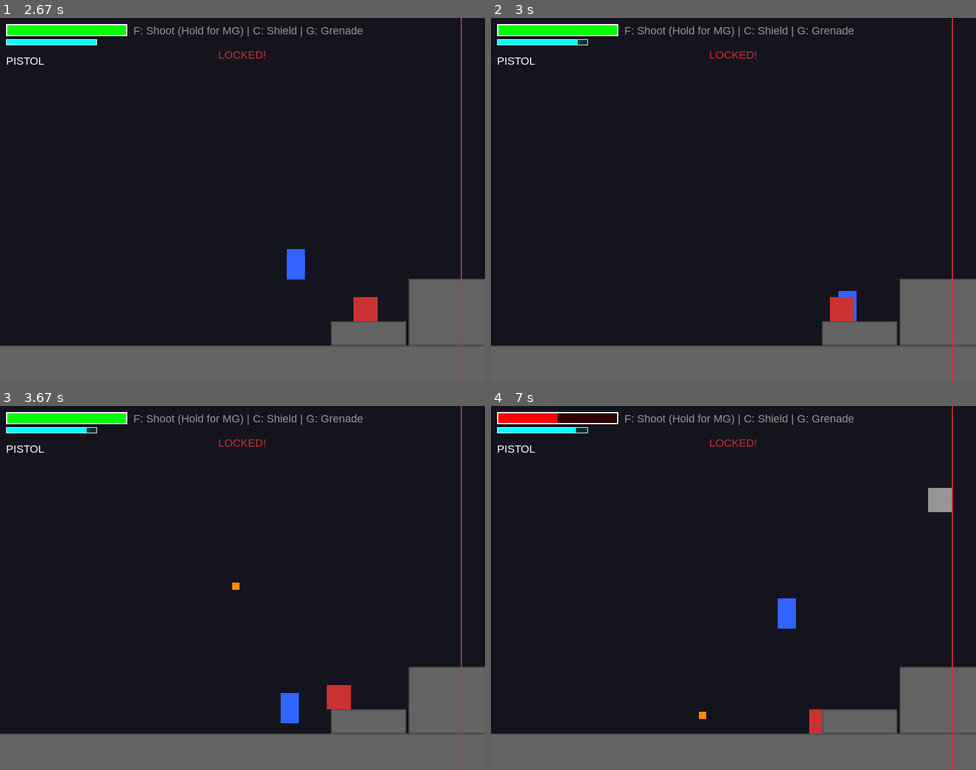
Above: before the commit, frames 1-4 (two rows, left to right).
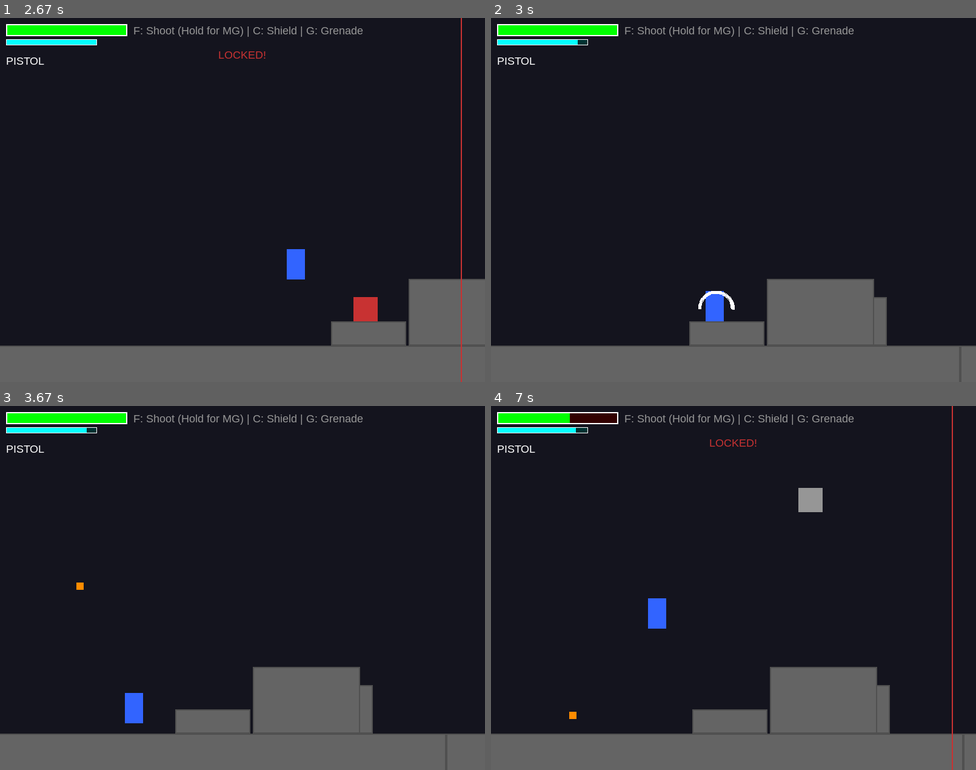
Above: after the commit, the same moments.

Repository: SayaUSB/FP-PBO-Pygame
Game: pygame game, started from test.py
The game is run twice, just before and just after one commit, with the same random seed, the same clock (stepped at 60 frames per second) and the same inputs.
Inputs:
- Up to frame 1 (2.67 s): hold F 0.33-0.97 s; hold Right 0.33-0.97 s; hold Right 1-1.63 s; tap G at 1.15 s; hold Left 1.67-2.13 s; hold Right 2.17-2.63 s; tap Space at 2.23, 2.53 s
- Up to frame 2 (3 s): hold Right from 2.67 s (still down); tap Space at 2.73 s; tap C at 2.82 s
- Up to frame 3 (3.67 s): tap Space at 3.03, 3.23, 3.53 s; release Right at 3.13 s; hold Left from 3.17 s (still down); tap G at 3.32 s
- Up to frame 4 (7 s): release Left at 3.7 s; hold Left 3.73-4.13 s; tap Space at 3.8, 4.1, 4.23, 4.53, 4.9, 5.2, 5.4, 5.7, 5.9, 6.2, 6.4, 6.7, 6.97 s; hold Right 4.17-4.8 s; tap C at 4.32, 5.98 s; hold Left 4.83-5.3 s; tap G at 4.98, 6.48 s; hold Right 5.33-5.8 s; hold Right 5.83-6.3 s; hold Left 6.33-6.87 s; hold Left from 6.9 s (still down)

Frame 1 is identical in both runs. In frame 2, 8.3% of the frame differs, in the area x 40-100%, y 0-100%; in frame 3, 8.9%; in frame 4, 9.2%, in the area x 1-100%, y 2-90%.

Commit message:
refactor: Minor changes

Diff:
--- a/test.py
+++ b/test.py
@@ -2,6 +2,7 @@
 import sys
 import random
 import math
+import os
 
 # --- Konfigurasi ---
 SCREEN_WIDTH = 800
@@ -17,23 +18,25 @@
 BLUE = (50, 100, 255)
 CYAN = (0, 255, 255)
 YELLOW = (255, 255, 0)
-GOLD = (255, 215, 0)         # Warna Machine Gun
+GOLD = (255, 215, 0)
 DARK_GREEN = (50, 100, 50)
 GREY = (150, 150, 150)
 ORANGE = (255, 140, 0)
 PINK = (255, 105, 180)
 
-# --- Classes: Projectiles ---
+# --- Projectiles ---
 
 class Bullet(pygame.sprite.Sprite):
-    def __init__(self, x, y, dx, dy, damage=10, is_enemy=False, is_hmg=False):
+    def __init__(self, x, y, dx, dy, damage=10, is_enemy=False, is_hmg=False, bullet_img=None):
         super().__init__()
-        # Visual peluru beda jika HMG
-        size = (14, 8) if is_hmg else (10, 8)
-        color = GOLD if is_hmg else (RED if is_enemy else YELLOW)
-
-        self.image = pygame.Surface(size)
-        self.image.fill(color)
+        if bullet_img:
+            self.image = bullet_img
+        else:
+            size = (14, 8) if is_hmg else (10, 8)
+            color = GOLD if is_hmg else (RED if is_enemy else YELLOW)
+            self.image = pygame.Surface(size)
+            self.image.fill(color)
+
         self.rect = self.image.get_rect()
         self.rect.center = (x, y)
 
@@ -70,7 +73,7 @@
         if self.timer <= 0:
             self.kill()
 
-# --- Classes: Items (With Physics) ---
+# --- Items & Effects ---
 
 class Item(pygame.sprite.Sprite):
     def __init__(self, x, y, color, type_name):
@@ -79,14 +82,12 @@
         self.image.fill(color)
         self.rect = self.image.get_rect()
         self.rect.center = (x, y)
-        self.vel_y = -5 # Pop up dikit pas drop
-        self.type_name = type_name # 'heal' atau 'mg'
+        self.vel_y = -5
+        self.type_name = type_name
 
     def update(self, platforms):
-        # Gravitasi Item (biar jatuh dari heli)
         self.vel_y += GRAVITY
         self.rect.y += self.vel_y
-
         hits = pygame.sprite.spritecollide(self, platforms, False)
         for p in hits:
             if self.vel_y > 0:
@@ -96,7 +97,6 @@
 class HealthPack(Item):
     def __init__(self, x, y):
         super().__init__(x, y, PINK, 'heal')
-        # Visual H (Heal)
         pygame.draw.rect(self.image, WHITE, (8, 4, 9, 17))
         pygame.draw.rect(self.image, WHITE, (4, 8, 17, 9))
         pygame.draw.rect(self.image, RED, (10, 6, 5, 13))
@@ -105,12 +105,27 @@
 class MachineGunPickup(Item):
     def __init__(self, x, y):
         super().__init__(x, y, GOLD, 'mg')
-        # Visual M (Machine Gun)
         font = pygame.font.SysFont("Arial", 20, bold=True)
         txt = font.render("M", True, BLACK)
         self.image.blit(txt, (5, 2))
 
-# --- Classes: Actors ---
+class MeleeEffect(pygame.sprite.Sprite):
+    def __init__(self, x, y):
+        super().__init__()
+        # Visual sabetan (lingkaran putih tipis)
+        self.image = pygame.Surface((60, 60), pygame.SRCALPHA)
+        pygame.draw.arc(self.image, (255, 255, 255), (0,0,60,60), 0, 3.14, 5)
+        self.rect = self.image.get_rect()
+        self.rect.center = (x, y)
+        self.timer = 15 # Muncul selama 15 frame (0.25 detik)
+
+    def update(self):
+        # Timer berkurang setiap frame
+        self.timer -= 1
+        if self.timer <= 0:
+            self.kill() # Menghapus diri sendiri dari semua grup
+
+# --- Actors ---
 
 class Player(pygame.sprite.Sprite):
     def __init__(self):
@@ -132,24 +147,26 @@
         self.shield = 100
         self.is_shielding = False
 
-        # WEAPON STATS
-        self.weapon_type = "pistol" # 'pistol' atau 'hmg'
+        self.weapon_type = "pistol"
         self.ammo = 0
-        self.shoot_delay = 0 # Untuk auto-fire
+        self.shoot_delay = 0
 
         self.grenade_cd = 0
         self.shield_regen_timer = 0
 
+        # Stats Melee
+        self.melee_cd = 0
+        self.melee_range = 70
+        self.melee_dmg = 50
+
     def get_input(self, all_sprites, bullets, grenades, is_locked, camera_x):
         keys = pygame.key.get_pressed()
 
-        # Shield Input
         if keys[pygame.K_c] and self.shield > 0:
             self.is_shielding = True
         else:
             self.is_shielding = False
 
-        # Movement
         right_boundary = camera_x + SCREEN_WIDTH - 40
         if keys[pygame.K_LEFT]:
             self.rect.x -= self.speed
@@ -164,20 +181,17 @@
             self.vel_y = self.jump_power
             self.on_ground = False
 
-        # Grenade
         if keys[pygame.K_g] and self.grenade_cd == 0 and not self.is_shielding:
             g = Grenade(self.rect.centerx, self.rect.centery, self.facing)
             all_sprites.add(g)
             grenades.add(g)
             self.grenade_cd = 60
 
-        # AUTO FIRE INPUT (Hanya untuk Machine Gun)
         if keys[pygame.K_f] and self.weapon_type == "hmg" and not self.is_shielding:
             if self.shoot_delay == 0:
                 self.fire_bullet(bullets, all_sprites)
-                self.shoot_delay = 5 # Rate of fire cepat (5 frame)
-
-    # Fungsi nembak dipisah biar bisa dipanggil single (pistol) atau auto (hmg)
+                self.shoot_delay = 5
+
     def fire_bullet(self, bullets, all_sprites):
         keys = pygame.key.get_pressed()
         dx, dy = self.facing, 0
@@ -200,6 +214,32 @@
             if self.ammo <= 0:
                 self.weapon_type = "pistol"
                 print("WEAPON: PISTOL")
+
+    # --- PERBAIKAN: Menambah parameter 'effects_group' ---
+    def check_auto_melee(self, enemies, all_sprites, effects_group, spawn_loot_callback):
+        if self.melee_cd > 0 or self.is_shielding:
+            return
+
+        for e in enemies:
+            dist_x = abs(self.rect.centerx - e.rect.centerx)
+            dist_y = abs(self.rect.centery - e.rect.centery)
+
+            if dist_x < self.melee_range and dist_y < self.melee_range:
+                # Kena Hit!
+                e.hp -= self.melee_dmg
+
+                # Visual
+                slash = MeleeEffect(e.rect.centerx, e.rect.centery)
+                all_sprites.add(slash)   # Masukkan ke grup gambar
+                effects_group.add(slash) # Masukkan ke grup update (PENTING AGAR HILANG)
+
+                self.melee_cd = 40
+
+                if e.hp <= 0:
+                    spawn_loot_callback(e)
+                    e.kill()
+
+                break # Hanya hit 1 musuh per frame
 
     def take_damage(self, amount):
         self.shield_regen_timer = 180
@@ -230,9 +270,10 @@
         if self.rect.y > SCREEN_HEIGHT + 200: self.hp = 0
 
         if self.grenade_cd > 0: self.grenade_cd -= 1
-        if self.shoot_delay > 0: self.shoot_delay -= 1 # Cooldown auto fire
-
-        # Shield Mechanics
+        if self.shoot_delay > 0: self.shoot_delay -= 1
+
+        if self.melee_cd > 0: self.melee_cd -= 1
+
         if self.is_shielding:
             self.shield -= 0.3
             self.shield_regen_timer = 120
@@ -254,7 +295,7 @@
         self.rect.bottomleft = (x, y)
         self.hp = hp
         self.max_hp = hp
-        self.type_name = type_name # 'soldier', 'tank', 'heli'
+        self.type_name = type_name
         self.shoot_timer = random.randint(0, 100)
 
     def check_bounds(self):
@@ -268,7 +309,7 @@
         self.facing = -1
         self.speed = 2
 
-    def update(self, platforms, player, bullets, all_sprites):
+    def update(self, platforms, player, bullets, all_sprites, bullet_img=None):
         self.vel_y += GRAVITY
         self.rect.y += self.vel_y
         hits = pygame.sprite.spritecollide(self, platforms, False)
@@ -301,7 +342,7 @@
         self.vel_y = 0
         self.speed = 1
 
-    def update(self, platforms, player, bullets, all_sprites):
+    def update(self, platforms, player, bullets, all_sprites, bullet_img=None):
         self.vel_y += GRAVITY
         self.rect.y += self.vel_y
         hits = pygame.sprite.spritecollide(self, platforms, False)
@@ -330,7 +371,7 @@
         self.start_y = y
         self.phase = 0
 
-    def update(self, platforms, player, bullets, all_sprites):
+    def update(self, platforms, player, bullets, all_sprites, bullet_img=None):
         self.phase += 0.05
         self.rect.y = self.start_y + math.sin(self.phase) * 30
 
@@ -345,7 +386,7 @@
             vel_x = math.cos(angle)
             vel_y = math.sin(angle)
 
-            b = Bullet(self.rect.centerx, self.rect.bottom, vel_x, vel_y, damage=20, is_enemy=True)
+            b = Bullet(self.rect.centerx, self.rect.bottom, vel_x, vel_y, damage=20, is_enemy=True, bullet_img=bullet_img)
             bullets.add(b)
             all_sprites.add(b)
             self.shoot_timer = 0
@@ -359,17 +400,31 @@
         self.rect = self.image.get_rect()
         self.rect.topleft = (x, y)
 
-# --- Game Engine ---
-
 class Game:
     def __init__(self):
         pygame.init()
         self.screen = pygame.display.set_mode((SCREEN_WIDTH, SCREEN_HEIGHT))
-        pygame.display.set_caption("Metal Slug: Machine Gun Update")
+        pygame.display.set_caption("Metal Slug: Complete with Fixes")
         self.clock = pygame.time.Clock()
         self.running = True
         self.font = pygame.font.SysFont("Arial", 18)
         self.big_font = pygame.font.SysFont("Arial", 40, bold=True)
+
+        # Load Custom Bullet (Ganti dengan path gambar Anda)
+        bullet_filename = 'bullet.png'
+
+        if os.path.exists(bullet_filename):
+            try:
+                raw_image = pygame.image.load(bullet_filename).convert_alpha()
+                self.heli_bullet_img = pygame.transform.scale(raw_image, (25, 15))
+            except Exception as e:
+                self.heli_bullet_img = pygame.Surface((16, 16))
+                self.heli_bullet_img.fill((150, 150, 150))
+                pygame.draw.circle(self.heli_bullet_img, RED, (8,8), 6)
+        else:
+            self.heli_bullet_img = pygame.Surface((16, 16))
+            self.heli_bullet_img.fill((150, 150, 150))
+            pygame.draw.circle(self.heli_bullet_img, RED, (8,8), 6)
 
         self.all_sprites = pygame.sprite.Group()
         self.platforms = pygame.sprite.Group()
@@ -379,6 +434,9 @@
         self.grenades = pygame.sprite.Group()
         self.items = pygame.sprite.Group()
 
+        # --- PERBAIKAN: Membuat grup untuk effects ---
+        self.effects = pygame.sprite.Group()
+
         self.player = Player()
         self.all_sprites.add(self.player)
 
@@ -387,7 +445,7 @@
         self.generate_chunk(0, 1000)
 
         self.battle_lock = False
-        self.hmg_pickup_msg_timer = 0 # Timer tulisan "HEAVY MACHINE GUN"
+        self.hmg_pickup_msg_timer = 0
 
     def generate_chunk(self, start_x, width):
         ground_y = SCREEN_HEIGHT - 60
@@ -423,14 +481,11 @@
         self.world_limit = start_x + width
 
     def spawn_loot(self, enemy):
-        # 1. Logic Soldier: 10% Heal
         if enemy.type_name == 'soldier':
             if random.random() < 0.10:
                 item = HealthPack(enemy.rect.centerx, enemy.rect.centery)
                 self.items.add(item)
                 self.all_sprites.add(item)
-
-        # 2. Logic Tank/Heli: 25% Machine Gun
         elif enemy.type_name in ['tank', 'heli']:
             if random.random() < 0.25:
                 item = MachineGunPickup(enemy.rect.centerx, enemy.rect.centery)
@@ -451,44 +506,47 @@
         if self.player.rect.right > self.world_limit - 400:
             self.generate_chunk(self.world_limit, 1200)
 
+        # Update Player
         self.player.get_input(self.all_sprites, self.bullets, self.grenades, self.battle_lock, self.camera_x)
         self.player.update(self.platforms)
 
+        # --- PERBAIKAN: Memasukkan self.effects ke parameter ---
+        self.player.check_auto_melee(self.enemies, self.all_sprites, self.effects, self.spawn_loot)
+
+        # Update Groups
         self.bullets.update()
         self.grenades.update()
         self.enemy_bullets.update()
-        self.items.update(self.platforms) # Update item agar jatuh
+        self.items.update(self.platforms)
+
+        # --- PERBAIKAN: Update effects agar timer berjalan ---
+        self.effects.update()
 
         for e in self.enemies:
             if -400 < e.rect.x - self.player.rect.x < 1500:
-                e.update(self.platforms, self.player, self.enemy_bullets, self.all_sprites)
-
-        # --- COLLISIONS ---
-
-        # Player Bullet vs Enemy
+                e.update(self.platforms, self.player, self.enemy_bullets, self.all_sprites, bullet_img=self.heli_bullet_img)
+
+        # Collisions
         hits = pygame.sprite.groupcollide(self.enemies, self.bullets, False, True)
         for e, b_list in hits.items():
             dmg = sum([b.damage for b in b_list])
             e.hp -= dmg
             if e.hp <= 0:
-                self.spawn_loot(e) # DROP ITEM SAAT MATI
+                self.spawn_loot(e)
                 e.kill()
 
-        # Grenade vs Enemy
         g_hits = pygame.sprite.groupcollide(self.enemies, self.grenades, False, False)
         for e, g_list in g_hits.items():
             e.hp -= 40
             for g in g_list: g.kill()
             if e.hp <= 0:
-                self.spawn_loot(e) # DROP ITEM SAAT MATI
+                self.spawn_loot(e)
                 e.kill()
 
-        # Enemy Bullet vs Player
         player_hit_list = pygame.sprite.spritecollide(self.player, self.enemy_bullets, True)
         for bullet in player_hit_list:
             self.player.take_damage(bullet.damage)
 
-        # Player vs Items
         item_hits = pygame.sprite.spritecollide(self.player, self.items, True)
         for item in item_hits:
             if item.type_name == 'heal':
@@ -496,7 +554,7 @@
             elif item.type_name == 'mg':
                 self.player.weapon_type = "hmg"
                 self.player.ammo = 100
-                self.hmg_pickup_msg_timer = 60 # Tampilkan teks 1 detik
+                self.hmg_pickup_msg_timer = 60
 
         if self.player.hp <= 0:
             print("GAME OVER")
@@ -509,7 +567,6 @@
         for event in pygame.event.get():
             if event.type == pygame.QUIT: self.running = False
             if event.type == pygame.KEYDOWN:
-                # F hanya untuk single fire (Pistol)
                 if event.key == pygame.K_f and self.player.weapon_type == "pistol" and not self.player.is_shielding:
                      self.player.fire_bullet(self.bullets, self.all_sprites)
 
@@ -526,22 +583,18 @@
                 if isinstance(s, Player) and s.is_shielding:
                     pygame.draw.circle(self.screen, CYAN, (off_x + 15, s.rect.y + 25), 40, 2)
 
-        # --- UI ---
-        # HP Bar
         hp_pct = max(0, self.player.hp / self.player.max_hp)
         hp_col = (0, 255, 0) if hp_pct > 0.5 else (255, 0, 0)
         pygame.draw.rect(self.screen, (50,0,0), (10, 10, 200, 20))
         pygame.draw.rect(self.screen, hp_col, (10, 10, 200 * hp_pct, 20))
         pygame.draw.rect(self.screen, WHITE, (10, 10, 200, 20), 2)
 
-        # Shield Bar
         shield_pct = max(0, self.player.shield / self.player.max_shield)
         shield_col = CYAN if self.player.shield > 0 else (50, 50, 50)
         pygame.draw.rect(self.screen, (0,50,50), (10, 35, 150, 10))
         pygame.draw.rect(self.screen, shield_col, (10, 35, 150 * shield_pct, 10))
         pygame.draw.rect(self.screen, WHITE, (10, 35, 150, 10), 1)
 
-        # Weapon Info
         w_txt = "PISTOL"
         w_col = WHITE
         if self.player.weapon_type == "hmg":
@@ -551,7 +604,6 @@
         txt_weapon = self.font.render(w_txt, True, w_col)
         self.screen.blit(txt_weapon, (10, 60))
 
-        # Controls Info
         txt_info = self.font.render("F: Shoot (Hold for MG) | C: Shield | G: Grenade", True, GREY)
         self.screen.blit(txt_info, (220, 10))
 
@@ -561,7 +613,6 @@
             barrier_screen_x = SCREEN_WIDTH - 40
             pygame.draw.line(self.screen, RED, (barrier_screen_x, 0), (barrier_screen_x, SCREEN_HEIGHT), 2)
 
-        # Pesan Pickup HMG
         if self.hmg_pickup_msg_timer > 0:
             msg = self.big_font.render("HEAVY MACHINE GUN!", True, GOLD)
             self.screen.blit(msg, (SCREEN_WIDTH//2 - 200, SCREEN_HEIGHT//2 - 50))
Binary file added: assets/beras.png
